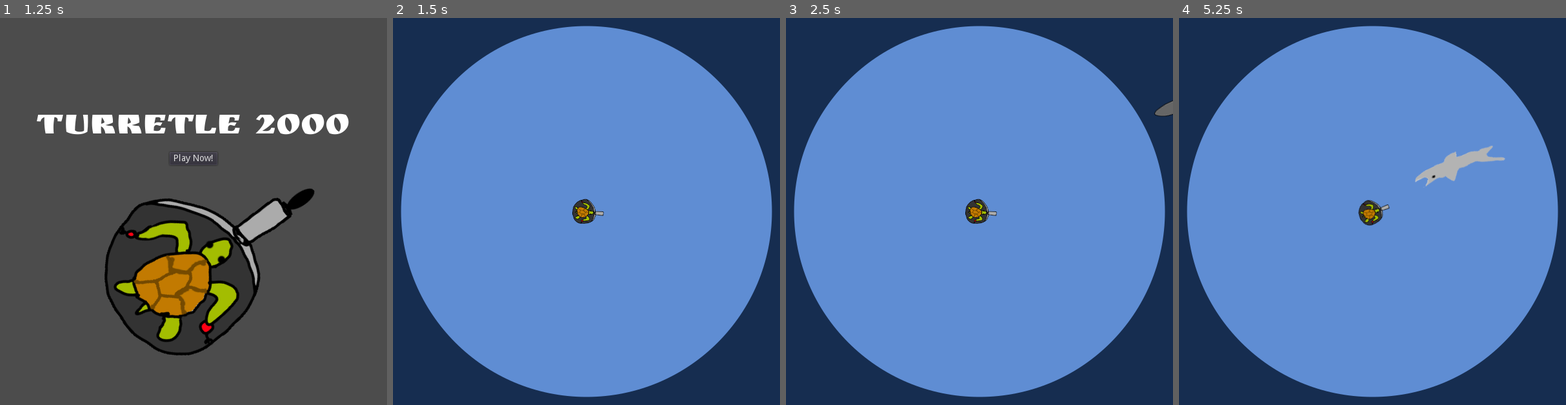
Above: before the commit, frames 1-4 (left to right).
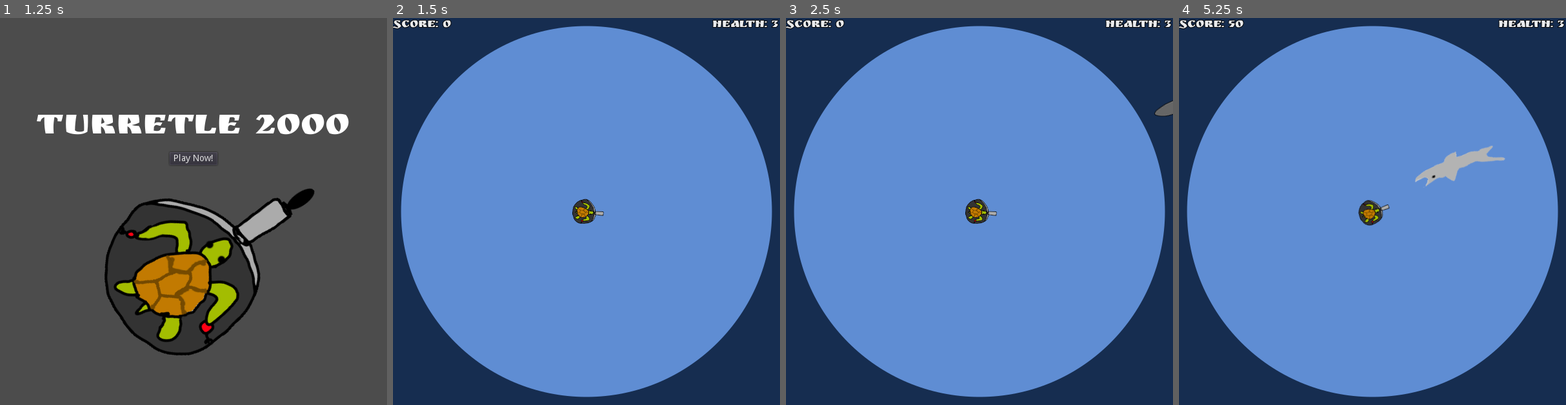
Above: after the commit, the same moments.

Repository: the-g-force/FamJam-March2021
Game: Godot game, scene res://src/Screens/SplashScreen.tscn
Two runs of this game, one before a commit and one after it. Both use one fixed random seed, a clock stepped at 60 frames per second and the inputs below.
Inputs (mouse positions are in pixels of both pictures, inside the frame that each line leads up to):
- Up to frame 1 (1.25 s): tap Enter at 0.5 s; move the mouse to (278, 192) at 0.52 s; click (278, 192) at 0.67 s
- Up to frame 2 (1.5 s): click "Play Now!" at 1.25 s
- Up to frame 3 (2.5 s): tap Space at 2 s; move the mouse to (902, 230) at 2.02 s; click (902, 230) at 2.17 s
- Up to frame 4 (5.25 s): move the mouse to (1411, 126) at 2.77 s; click (1411, 126) at 2.92 s; move the mouse to (1535, 134) at 3.52 s; click (1535, 134) at 3.67 s; move the mouse to (1488, 269) at 4.27 s; click (1488, 269) at 4.42 s; move the mouse to (1461, 157) at 5.02 s; click (1461, 157) at 5.17 s

Frame 1 is identical in both runs. In frame 2, 0.5% of the frame differs, in the area x 0-100%, y 0-3%; in frame 3, 0.5%; in frame 4, 0.6%.

Commit message:
Add score and health trackers

Diff:
--- a/project/src/Enemies/DamagedSubmarine.tscn
+++ b/project/src/Enemies/DamagedSubmarine.tscn
@@ -12,6 +12,7 @@
 script = ExtResource( 2 )
 speed = 60
 next = ExtResource( 3 )
+score = 50
 
 [node name="Sprite" type="Sprite" parent="."]
 texture = ExtResource( 1 )
--- a/project/src/Enemies/Shark.tscn
+++ b/project/src/Enemies/Shark.tscn
@@ -10,6 +10,7 @@
 [node name="Shark" type="KinematicBody2D"]
 script = ExtResource( 2 )
 speed = 40
+score = 50
 
 [node name="Sprite" type="Sprite" parent="."]
 texture = ExtResource( 1 )
--- a/project/src/Enemy.gd
+++ b/project/src/Enemy.gd
@@ -2,10 +2,11 @@
 extends KinematicBody2D
 
 signal selected
-signal damaged(new_node)
+signal damaged(new_node, score)
 
 export var speed := 100
 export var next : PackedScene = null
+export var score := 0
 
 func _ready()->void:
 	var area2d := Area2D.new()
@@ -24,10 +25,10 @@
 	if next != null:
 		var new_node : Enemy = next.instance()
 		new_node.transform = transform
-		emit_signal("damaged", new_node)
+		emit_signal("damaged", new_node, score)
 		queue_free()
 	else:
-		emit_signal("damaged", null)
+		emit_signal("damaged", null, score)
 		queue_free()
 
 
--- a/project/src/Game.gd
+++ b/project/src/Game.gd
@@ -4,8 +4,12 @@
 
 onready var _turret := $Turret
 onready var _enemies := $Enemies
+onready var _game_over_score_label := $Control/GameOver/VBoxContainer2/ScoreLabel
+onready var _health_label := $HUD/Health
+onready var _score_label := $HUD/Score
 
 var _is_game_over := false
+var _score := 0
 
 
 func _add_enemy(enemy:Enemy)->void:
@@ -19,7 +23,9 @@
 		_turret.target = enemy
 
 
-func _on_Enemy_damaged(new_node:Enemy)->void:
+func _on_Enemy_damaged(new_node:Enemy, score)->void:
+	_score += score
+	_score_label.text = "Score: "+str(_score)
 	if new_node != null:
 		_add_enemy(new_node)
 
@@ -40,4 +46,9 @@
 	explosion.emitting = true
 	_turret.queue_free()
 	_is_game_over = true
+	_game_over_score_label.text = "You got "+str(_score)+" points!"
 	$AnimationPlayer.play("GameOver")
+
+
+func _on_Turret_damaged(health_remaining:int)->void:
+	_health_label.text = "Health: "+str(health_remaining)
--- a/project/src/Game.tscn
+++ b/project/src/Game.tscn
@@ -1,10 +1,11 @@
-[gd_scene load_steps=7 format=2]
+[gd_scene load_steps=8 format=2]
 
 [ext_resource path="res://src/Turret.tscn" type="PackedScene" id=1]
 [ext_resource path="res://src/EnemyGenerator.tscn" type="PackedScene" id=2]
 [ext_resource path="res://src/Game.gd" type="Script" id=3]
 [ext_resource path="res://src/Screens/GameOver.tscn" type="PackedScene" id=4]
 [ext_resource path="res://assets/Images/background.png" type="Texture" id=5]
+[ext_resource path="res://assets/fonts/ButtonFont.tres" type="DynamicFont" id=6]
 
 [sub_resource type="Animation" id=1]
 resource_name = "GameOver"
@@ -32,6 +33,18 @@
 "transitions": PoolRealArray( 1, 1 ),
 "update": 0,
 "values": [ Color( 1, 1, 1, 0 ), Color( 1, 1, 1, 1 ) ]
+}
+tracks/2/type = "value"
+tracks/2/path = NodePath("HUD:modulate")
+tracks/2/interp = 1
+tracks/2/loop_wrap = true
+tracks/2/imported = false
+tracks/2/enabled = true
+tracks/2/keys = {
+"times": PoolRealArray( 0.5, 1.5 ),
+"transitions": PoolRealArray( 1, 1 ),
+"update": 0,
+"values": [ Color( 1, 1, 1, 1 ), Color( 1, 1, 1, 0 ) ]
 }
 
 [node name="Game" type="Node2D"]
@@ -67,5 +80,34 @@
 
 [node name="AnimationPlayer" type="AnimationPlayer" parent="."]
 anims/GameOver = SubResource( 1 )
+
+[node name="HUD" type="Control" parent="."]
+modulate = Color( 1, 1, 1, 0.909091 )
+margin_right = 599.0
+__meta__ = {
+"_edit_use_anchors_": false
+}
+
+[node name="Score" type="Label" parent="HUD"]
+margin_right = 90.0
+margin_bottom = 22.0
+custom_fonts/font = ExtResource( 6 )
+text = "SCore: 0"
+__meta__ = {
+"_edit_group_": true,
+"_edit_use_anchors_": false
+}
+
+[node name="Health" type="Label" parent="HUD"]
+anchor_left = 1.0
+anchor_right = 1.0
+margin_left = -104.0
+margin_bottom = 22.0
+custom_fonts/font = ExtResource( 6 )
+text = "Health: 3"
+__meta__ = {
+"_edit_group_": true
+}
+[connection signal="damaged" from="Turret" to="." method="_on_Turret_damaged"]
 [connection signal="dead" from="Turret" to="." method="_on_Turret_dead"]
 [connection signal="spawn_enemy" from="EnemyGenerator" to="." method="_on_EnemyGenerator_spawn_enemy"]
--- a/project/src/Screens/GameOver.tscn
+++ b/project/src/Screens/GameOver.tscn
@@ -44,7 +44,7 @@
 "_edit_use_anchors_": false
 }
 
-[node name="Label2" type="Label" parent="VBoxContainer2"]
+[node name="ScoreLabel" type="Label" parent="VBoxContainer2"]
 margin_top = 48.0
 margin_right = 600.0
 margin_bottom = 67.0
--- a/project/src/Turret.gd
+++ b/project/src/Turret.gd
@@ -1,6 +1,7 @@
 extends Node2D
 
 signal dead
+signal damaged(health_remaining)
 
 const _Projectile := preload("res://src/Projectile.tscn")
 
@@ -58,6 +59,7 @@
 func damage():
 	health -= 1
 	$HurtSound.play()
+	emit_signal("damaged", health)
 	if health <= 0:
 		emit_signal("dead")
 
@@ -69,6 +71,6 @@
 		value.connect("damaged", self, "_on_target_damaged", [value], CONNECT_ONESHOT)
 
 
-func _on_target_damaged(new_node:Enemy, orig_target:Enemy)->void:
+func _on_target_damaged(new_node:Enemy, _score, orig_target:Enemy)->void:
 	if target == orig_target and new_node != null:
 		_set_target(new_node)
